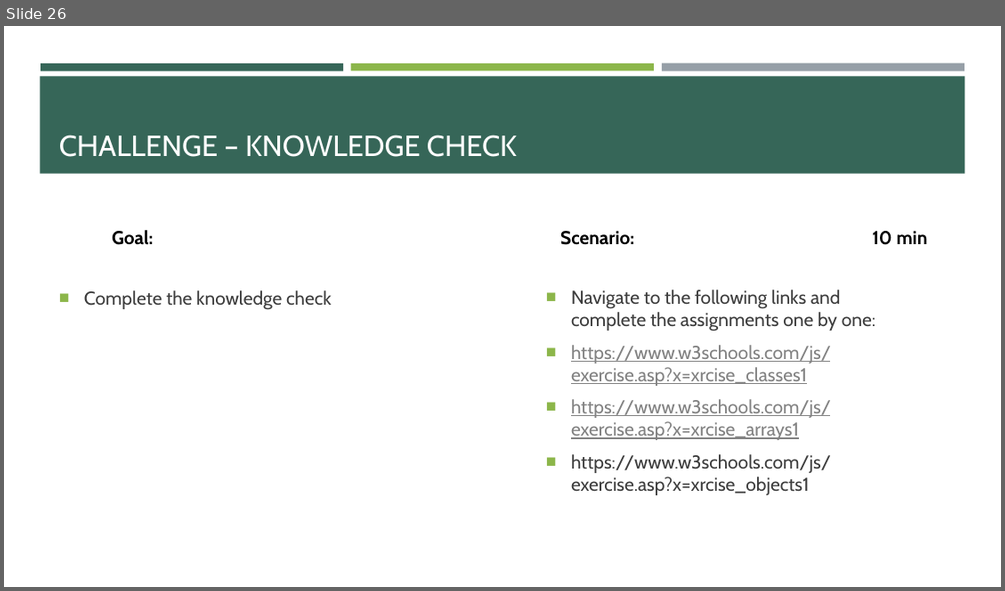
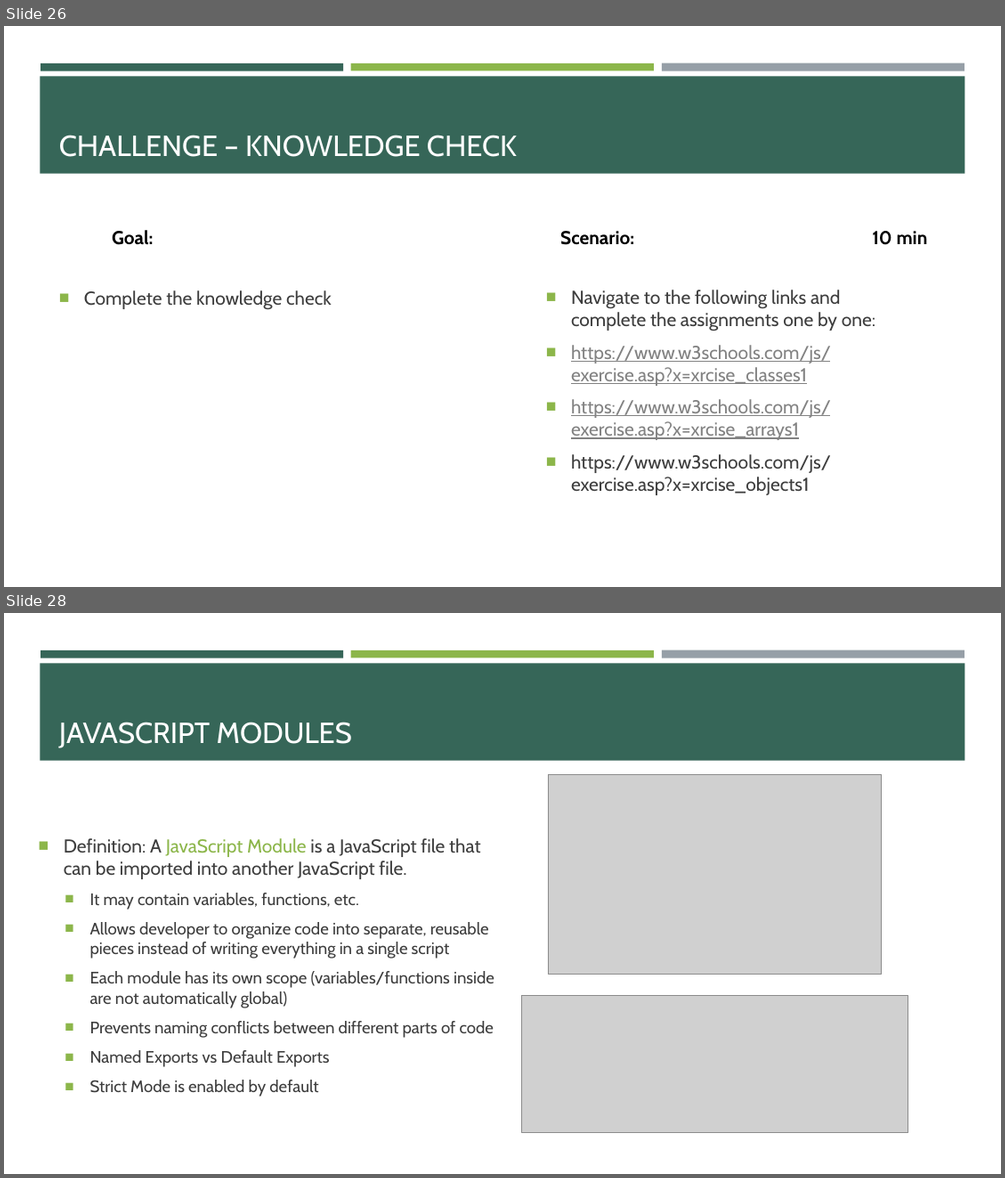
Before and after one commit to e-m-wilson/SNOW, a slide deck: Week_1/004-JavaScript/JavaScript.pptx. Shown one above the other, each under a label of ours: slide 26 before the commit, slides 26 and 28 after it; the slides between them are not shown. The pictures are 1005x591 and 1005x1178 pixels, drawn with LibreOffice and Linux fonts; fonts in the diff are those of the drawing; grey boxes stand for pictures. Boxes give left, top, right and bottom in pixels: in the first picture for what was removed or moved away, otherwise in the second. Text is boxed around its words. In the diff, an @@ line names an element or a change of style, - is before the commit and + after.

```diff
--- a/Week_1/004-JavaScript/JavaScript.pptx
+++ b/Week_1/004-JavaScript/JavaScript.pptx
@@ slide 28 added at (4, 613, 1001, 1174), background #FFFFFF; not listed: 4 template elements that a slide beside it also shows @@
@@ title added at (59, 722, 352, 748), 28 pt, text #FFFFFF @@
+JAVASCRIPT MODULES
@@ picture added at (548, 774, 882, 974) @@
@@ text added at (64, 838, 494, 1096), 16 pt, text #3D3D3D @@
+■ Definition: A JavaScript Module is a JavaScript file that can be imported into another JavaScript file.
+  ■ It may contain variables, functions, etc.
+  ■ Allows developer to organize code into separate, reusable pieces instead of writing everything in a single script
+  ■ Each module has its own scope (variables/functions inside are not automatically global)
+  ■ Prevents naming conflicts between different parts of code
+  ■ Named Exports vs Default Exports
+  ■ Strict Mode is enabled by default
@@ picture added at (521, 996, 908, 1133) @@
```
Also in this commit, not shown: 1 slide changed, 20 other slides added, 1 other file.
